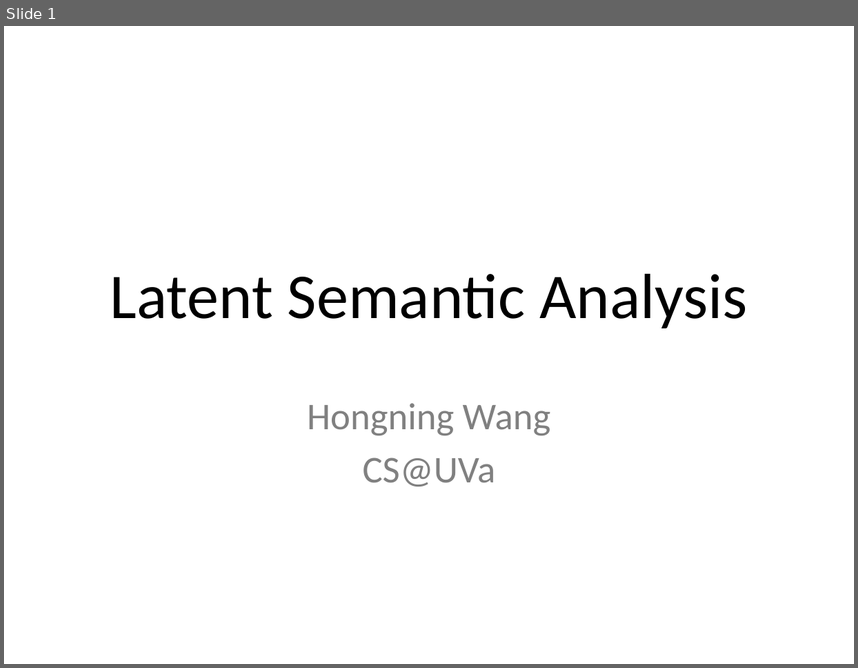
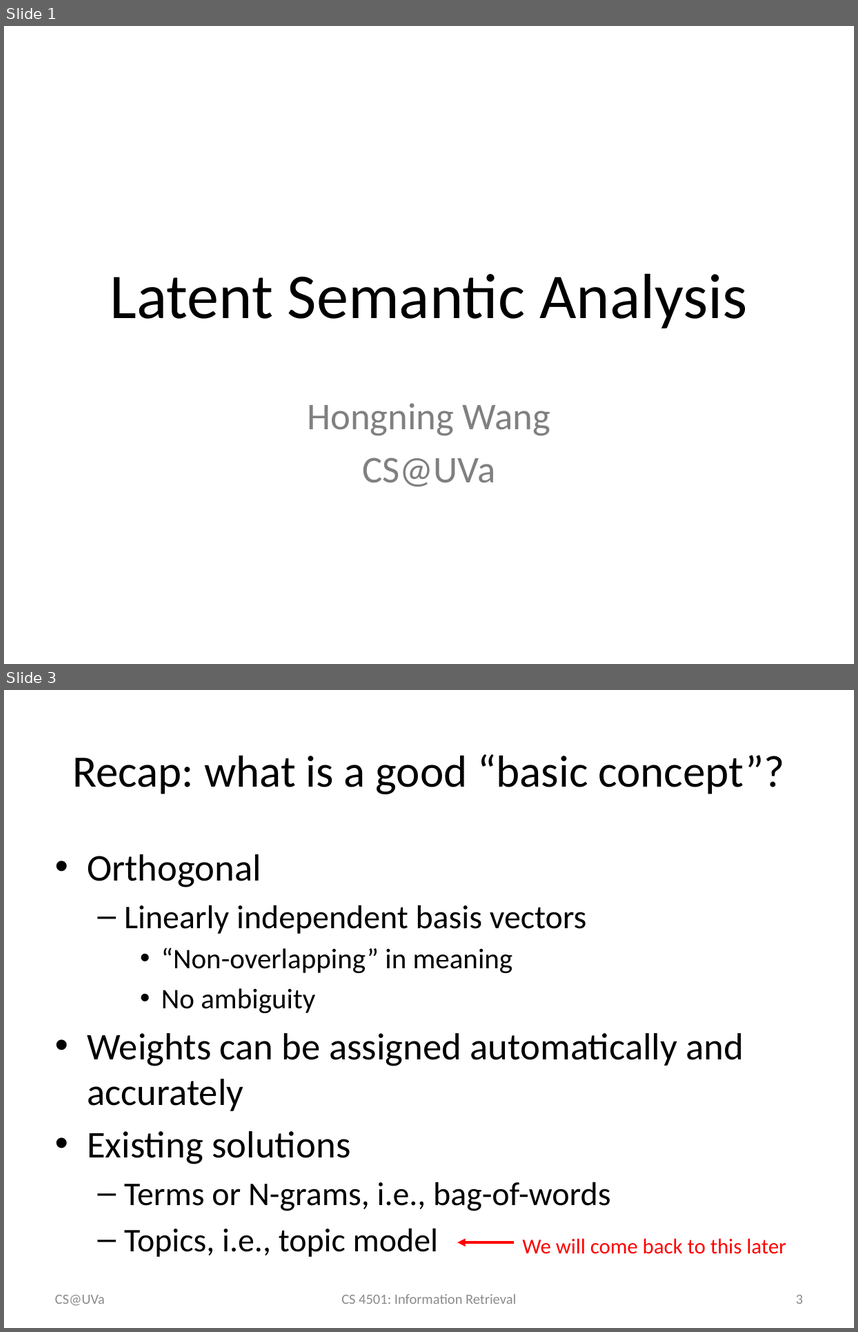
Before and after one commit to wang296/IR2015, a slide deck: docs/Latent Semantic Analysis.pptx. Shown one above the other, each under a label of ours: slide 1 before the commit, slides 1 and 3 after it; the slides between them are not shown. The pictures are 858x668 and 858x1332 pixels, drawn with LibreOffice and Linux fonts; fonts in the diff are those of the drawing. Boxes give left, top, right and bottom in pixels: in the first picture for what was removed or moved away, otherwise in the second. Text is boxed around its words. In the diff, an @@ line names an element or a change of style, - is before the commit and + after.

```diff
--- a/docs/Latent Semantic Analysis.pptx
+++ b/docs/Latent Semantic Analysis.pptx
@@ slide 3 added at <box>4,690,854,1328</box>, background #FFFFFF @@
@@ title added at <box>72,754,784,794</box>, 38 pt, text #000000 @@
+Recap: what is a good “basic concept”?
@@ text added at <box>87,854,744,1256</box>, 28 pt, text #000000 @@
+• Orthogonal
+  – Linearly independent basis vectors
+    • “Non-overlapping” in meaning
+    • No ambiguity
+• Weights can be assigned automatically and accurately
+• Existing solutions
+  – Terms or N-grams, i.e., bag-of-words
+  – Topics, i.e., topic model
@@ arrow added from (514, 1242) to (457, 1242), #FF0000 2.25 pt @@
@@ text added at <box>522,1238,786,1254</box>, 18 pt, text #FF0000 @@
+We will come back to this later
@@ text added at <box>55,1294,105,1305</box>, 12 pt, text #8C8C8C @@
+CS@UVa
@@ text added at <box>341,1294,516,1303</box>, 12 pt, text #8C8C8C @@
+CS 4501: Information Retrieval
@@ page number added at <box>796,1294,803,1303</box>, 12 pt, text #8C8C8C @@
+3
```
Also in this commit, not shown: 22 slides changed, 6 other slides added, 4 other files.
